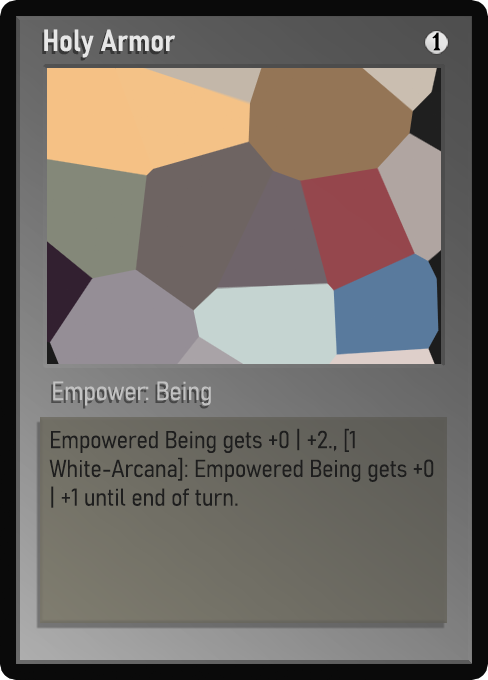
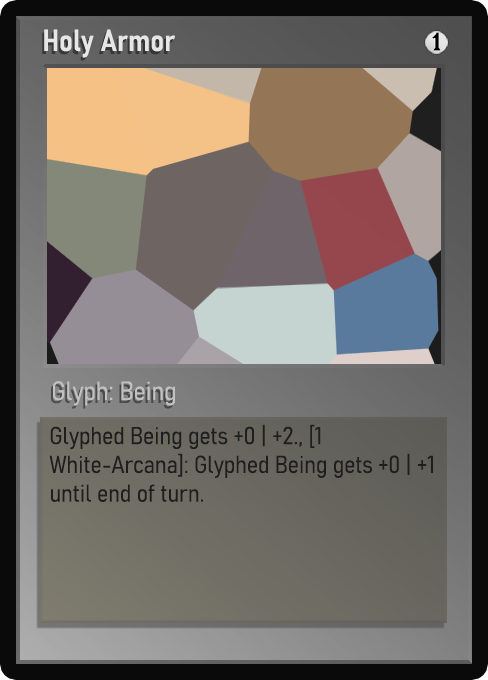
Before/after of a 488px x 680px layered artwork. What changed in the layer stack:
painted on "Class" over [53, 381, 211, 406]
painted on "Desc_norm" over [49, 424, 434, 508]
